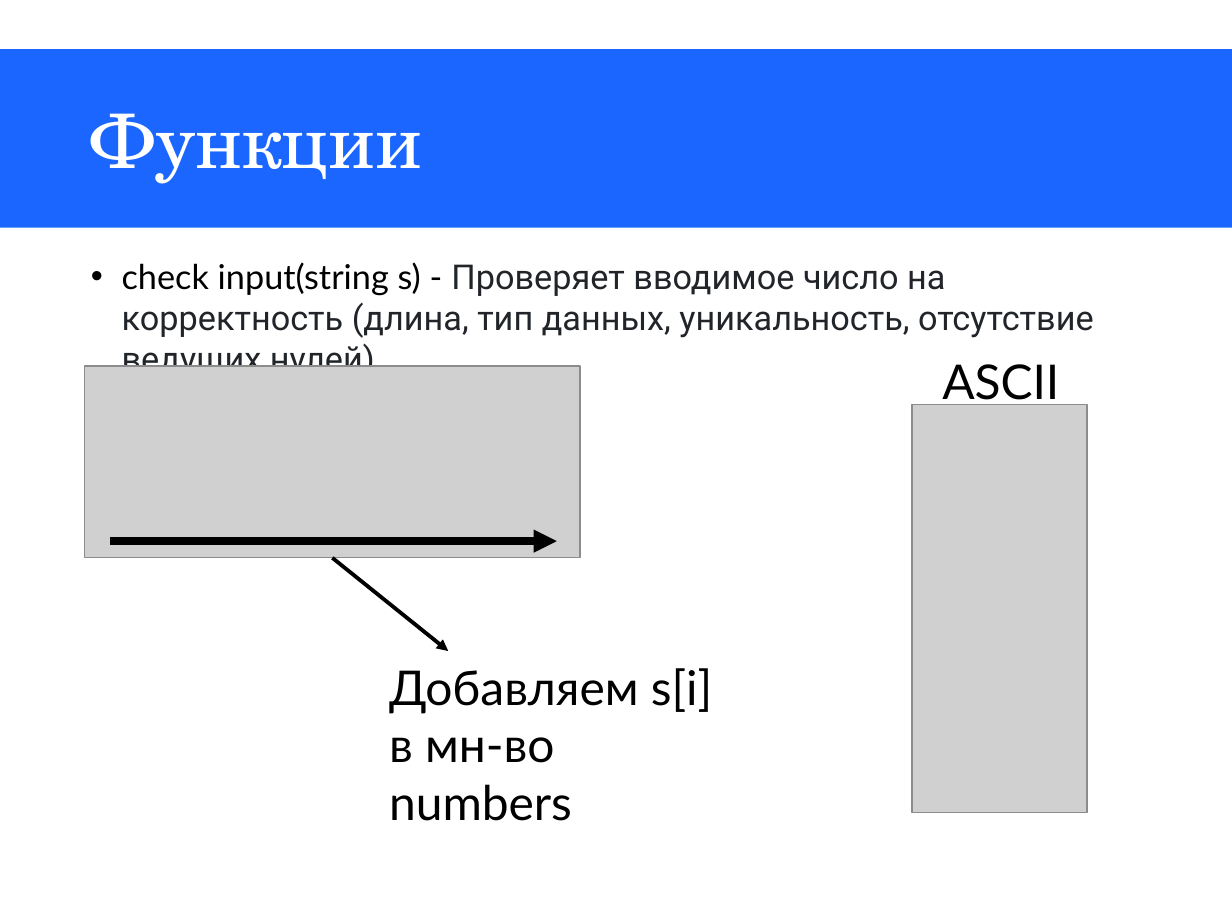
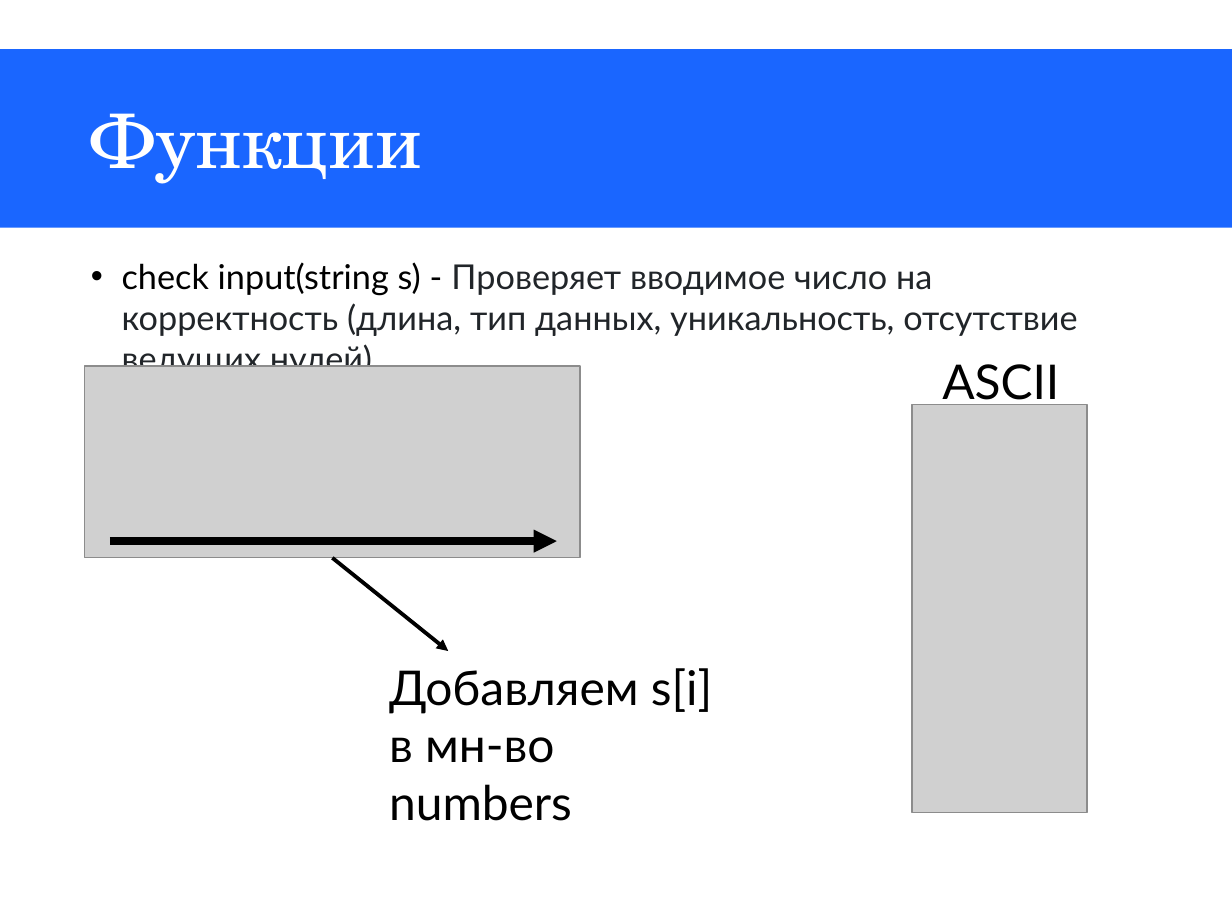
Before and after one commit to MineMoon/BullsAndCows, a slide deck: slide 4 of BullsAndCows.pptx (slide 6 before the commit). Drawn at 1232x924 pixels with LibreOffice and Linux fonts; fonts in the diff are those of the drawing; grey boxes stand for pictures. Boxes give left, top, right and bottom in pixels: in the first picture for what was removed or moved away, otherwise in the second. Text is boxed around its words. In the diff, an @@ line names an element or a change of style, - is before the commit and + after.

```diff
--- a/BullsAndCows.pptx
+++ b/BullsAndCows.pptx
@@ text "check input(string s) - Проверяет ..." at [122,262,1077,367]: font Roboto to Lato in "Проверяет вводимое число на корректность (длина, тип ..." @@
```
Also in this commit, not shown: 3 other slides changed, 12 slides added, 2 slides removed, 3 other files.
